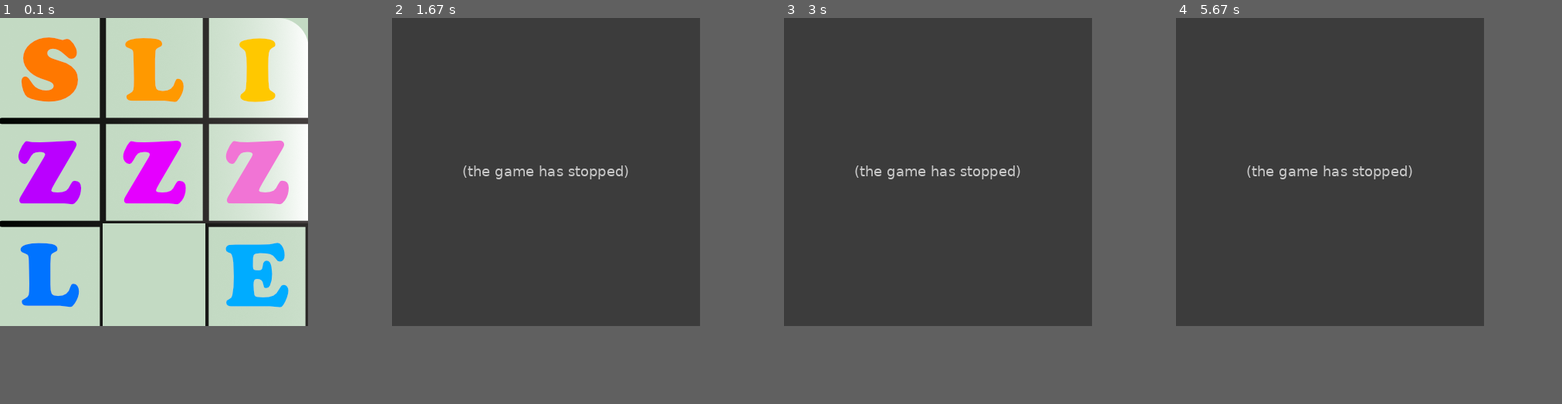
Above: before the commit, frames 1-4 (left to right).
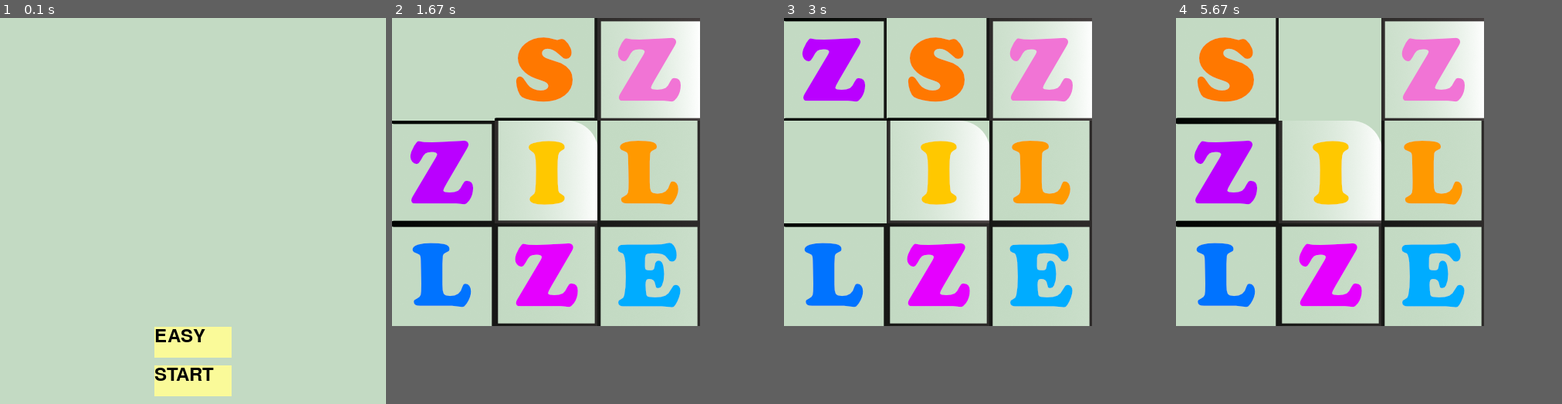
Above: after the commit, the same moments.

Repository: gitfoehn/slizzzle
Game: pygame game, started from main.py
Two runs of this game, one before a commit and one after it. Both use one fixed random seed, a clock stepped at 60 frames per second and the inputs below.
Inputs (mouse positions are in pixels of both pictures, inside the frame that each line leads up to):
- Up to frame 1 (0.1 s): no input
- Up to frame 2 (1.67 s): click (585, 380) at 0.38 s, where only the run after the commit has a clickable "START"; click (546, 191) at 0.72 s; click (592, 64) at 1.05 s; click (465, 56) at 1.38 s
- Up to frame 3 (3 s): click (826, 164) at 1.75 s
- Up to frame 4 (5.67 s): click (1214, 102) at 3.05 s; click (1230, 203) at 3.38 s; click (1241, 110) at 3.72 s; click (1241, 207) at 4.05 s; click (1260, 118) at 4.42 s; click (1280, 72) at 5.45 s
In frame 1 the window is 399x399 before the commit and 500x500 after it. Grey fills any space a smaller window leaves; there, only what the larger window draws over its background counts as a difference.

The runs differ from the first frame. In frame 1, 26% of the frame differs, in the area x 0-80%, y 0-98%; in frame 2, 62%, in the area x 0-80%, y 0-80%; in frame 3, 62%; in frame 4, 62%.
Error before the commit: IndexError: list index out of range (slizzle_grid.py line 57); the game stopped at 0.38 s (later frames are placeholders)

Commit message:
Add Settings Window b4 Game Window

Diff:
--- /dev/null
+++ b/colors.py
@@ -0,0 +1,2 @@
+CAMBRIDGE_BLUE = (195, 218, 195)
+PASTEL_YELLOW = (250, 250, 153)
--- a/constants.py
+++ b/constants.py
@@ -1,3 +1,5 @@
+from slizzle.model.slizzle_model import Difficulty
+
 # Window Properties
 CAPTION = "Slizzle"
 WINDOW_WIDTH = 1280
@@ -14,6 +16,16 @@
 TILE_AMOUNT_HORIZONTAL = 3
 TILE_AMOUNT_VERTICAL = 3
 
+MENU_RESOLUTION = (500, 500)
+
+DIFFICULTIES = (Difficulty("EASY", 3, 3, 15),
+                Difficulty("MEDIUM", 4, 4, 40),
+                Difficulty("HARD", 5, 5, 100),
+                Difficulty("INSANE", 8, 8, 400))
+
+
 # Colors
-CAMBRIDGE_BLUE = (195, 218, 195)  # Background Color
-PASTEL_YELLOW = (250, 250, 153)
+class Colors:
+    CAMBRIDGE_BLUE = (195, 218, 195)  # Background Color
+    PASTEL_YELLOW = (250, 250, 153)  # Button Colors
+    BLACK = (0, 0, 0)
--- a/enums.py
+++ /dev/null
@@ -1,6 +0,0 @@
-from enum import Enum
-
-
-class Colors(Enum):
-    CAMBRIDGE_BLUE = (195, 218, 195)
-    PASTEL_YELLOW = (250, 250, 153)
--- a/main.py
+++ b/main.py
@@ -3,4 +3,5 @@
 
 if __name__ == '__main__':
     controller = SlizzleController()
+    controller.open_menu()
     controller.start_game()
--- a/slizzle/model/slizzle_grid.py
+++ b/slizzle/model/slizzle_grid.py
@@ -4,6 +4,16 @@
 
 
 class SlizzleGrid:
+    """
+    SlizzleGrid handles everything to do with the Playing field
+    - Arranging Tiles in Grid.
+    - Checking if Clicked Tile is able to swap with an empty Tile.
+    - Swapping Clicked Tile with empty Tile.
+    - Checking if all Tiles are in the Right oder.
+    - Fining empty Tile.
+    - Shuffle Algorythm to Shuffle all Tiles (Reduction of impossible Shuffles).
+    """
+
     def __init__(self, width: int, height: int, tiles: list[SlizzleTile]):
         self.width = width
         self.height = height
@@ -69,7 +79,7 @@
         return True
 
     def shuffle(self, swap_count: int) -> None:
-        """ Shuffles tiles. """
+        """ Shuffle Algorythm to Shuffle all Tiles (Reduction of impossible Shuffles). """
         directions = 4
         # get empty coordinates
         empty_tile = self.find_empty_tile()
@@ -98,6 +108,7 @@
                 swap_count -= 1
 
     def find_empty_tile(self) -> (int, int):
+        """ Returns the empty Tile """
         for h in range(self.height):
             for w in range(self.width):
                 if not self.grid[h][w].is_visible:
--- /dev/null
+++ b/slizzle/model/slizzle_menu.py
@@ -0,0 +1,2 @@
+class SlizzleMenu:
+    pass
--- a/slizzle/model/slizzle_model.py
+++ b/slizzle/model/slizzle_model.py
@@ -3,37 +3,62 @@
 
 
 class SlizzleModel:
-    def __init__(self, size: (int, int), tiles: list[SlizzleTile]):
-        self.width = size[0]
-        self.height = size[1]
+    """
+    Slizzle Model
+    """
+    def __init__(self, tiles: list[SlizzleTile], difficulty):
+        self.width = difficulty.tile_amount_horizontal
+        self.height = difficulty.tile_amount_vertical
         self.tiles = tiles
         self.grid = None
         self.moves = 0
+        self.shuffles = difficulty.shuffle_amount
 
     def hide_last_tile(self) -> None:
+        """
+        Hides the Last Tile in the List of Tiles.
+        Sets its Visible for the last Tile to False.
+        """
         self.tiles[len(self.tiles)-1].is_visible = False
 
     def show_all_tiles(self) -> None:
+        """
+        Sets all Tiles to Visible.
+        Used when game is Won. (comlpleted)
+        """
         for tile in self.tiles:
             tile.is_visible = True
 
     def start_game(self) -> None:
         self.hide_last_tile()
         self.grid = SlizzleGrid(self.width, self.height, self.tiles)
-        # TODO: Get from settings
-        self.grid.shuffle(5)
+        self.grid.shuffle(self.shuffles)
 
     def grid_swap(self, clicked_cell_pos: (int, int)) -> None:
         if self.grid.try_swap(clicked_cell_pos):
             self.increment_moves()
             if self.grid.check_tiles():
-                print(f'Du geile Sau hast es in {self.moves} Zügen geschafft')
+                self.game_end()
 
     def game_end(self) -> None:
         self.show_all_tiles()
+        print(f'Du geile Sau hast es in {self.moves} Zügen geschafft')
 
     def increment_moves(self):
         self.moves += 1
 
     def reset_moves(self):
         self.moves = 0
+
+
+class Difficulty:
+    """
+    Helper Class to set Difficulty of a Game.
+    - example Hard = 5 X 5 Tiles Shuffled for 100 times
+    """
+    def __init__(self, name: str, horizontal: int, vertical: int, shuffles: int):
+        self.name = name
+        self.res = (horizontal, vertical)
+        self.tile_amount_horizontal = horizontal
+        self.tile_amount_vertical = vertical
+        self.shuffle_amount = shuffles
--- a/slizzle/pygame_view.py
+++ b/slizzle/pygame_view.py
@@ -1,17 +1,17 @@
-import sys
 import pygame
-from pygame.surface import Surface
 
-from slizzle.model.slizzle_model import SlizzleModel
 from slizzle.model.slizzle_tile import SlizzleTile
 from slizzle.model.slizzle_grid import SlizzleGrid
-from constants import RESOLUTION, GAME_VIEW_RESOLUTION, CAPTION, CAMBRIDGE_BLUE, ICON
+from constants import CAPTION, ICON, MENU_RESOLUTION, Colors
 
 
 class View:
-    def __init__(self, model: SlizzleModel, resolution: (int, int)):
-        self.model = model
-        self.display = pygame.display.set_mode(resolution)
+    def __init__(self):
+        self.model = None
+        self.display = None
+
+        self.button_start = None
+        self.button_difficulty = None
 
         pygame.init()
         pygame.display.set_caption(CAPTION)
@@ -19,8 +19,21 @@
 
         pygame.display.set_icon(icon)
 
-    def show_game_view(self):
-        self.display.fill(CAMBRIDGE_BLUE)
+    def show_menu_view(self, difficulty_text: str):
+        self.display = pygame.display.set_mode(MENU_RESOLUTION)
+        self.display.fill(Colors.CAMBRIDGE_BLUE)
+
+        self.button_start = Button("START", Colors.PASTEL_YELLOW, (200, 450), 100, 40)
+        self.button_difficulty = Button(difficulty_text, Colors.PASTEL_YELLOW, (200, 400), 100, 40)
+
+        self.button_start.draw(self.display)
+        self.button_difficulty.draw(self.display)
+
+        pygame.display.flip()
+
+    def show_game_view(self, resolution: (int, int)):
+        self.display = pygame.display.set_mode(resolution)
+        self.display.fill(Colors.CAMBRIDGE_BLUE)
         self.update_grid()
 
     def update_grid(self):
@@ -34,9 +47,30 @@
 
     def draw_tile(self, tile: SlizzleTile, pos: (int, int)):
         image = tile.image
-        tile = pygame.Rect(image.get_rect())
 
         self.display.blit(image, pos)
 
     def show_grid(self, grid: SlizzleGrid):
         pass
+
+
+class Button:
+    """
+    Helper Class to Build Buttons.
+    -
+    """
+    def __init__(self, label: str, color: (int, int, int), pos: (int, int), width: int, height: int):
+        self.label = label
+        self.color = color
+        self.pos = pos
+        self.x = pos[0]
+        self.y = pos[1]
+        self.width = width
+        self.height = height
+        self.rect = pygame.Rect(self.x, self.y, width, height)
+
+    def draw(self, surface: pygame.Surface):
+        label_elem = pygame.font.Font(None, 36).render(self.label, True, Colors.BLACK)
+
+        pygame.draw.rect(surface, Colors.PASTEL_YELLOW, self.rect)
+        surface.blit(label_elem, self.rect)
--- a/slizzle/slizzle_controller.py
+++ b/slizzle/slizzle_controller.py
@@ -3,6 +3,7 @@
 import pygame
 from PIL import Image
 
+import constants
 from slizzle.model.slizzle_model import SlizzleModel
 from slizzle.model.slizzle_tile import SlizzleTile
 from pil_to_pygame_image import convert_to_pygame_surface
@@ -13,7 +14,10 @@
     def __init__(self):
         self.image = None
         self.model = None
-        self.view = None
+        self.view = View()
+
+        self.inMenu = True
+        self.selected_diff = 0
         # TODO: Get puzzle_resolution rom settings
         self.puzzle_resolution = (3, 3)  # (width, height)
 
@@ -45,30 +49,47 @@
 
         return tiles
 
+    def open_menu(self) -> None:
+        while self.inMenu:
+            for event in pygame.event.get():
+                if event.type == pygame.QUIT:
+                    sys.exit()
+                if event.type == pygame.MOUSEBUTTONDOWN and event.button == 1:
+                    if self.view.button_start.rect.collidepoint(event.pos):
+                        print('Start button clicked')
+                        self.inMenu = False
+                        self.puzzle_resolution = constants.DIFFICULTIES[self.selected_diff].res
+
+                    if self.view.button_difficulty.rect.collidepoint(event.pos):
+                        print('Change difficulty')
+                        self.selected_diff = (self.selected_diff + 1) % len(constants.DIFFICULTIES)
+
+            self.view.show_menu_view(constants.DIFFICULTIES[self.selected_diff].name)
+
     def start_game(self) -> None:
         self.load_image('assets/logo/slizzle_logo_small.png')
         tiles = self.slice_image(self.puzzle_resolution)
 
-        self.model = SlizzleModel(self.puzzle_resolution, tiles)
-        self.view = View(self.model, self.image.size)
+        self.model = SlizzleModel(tiles, constants.DIFFICULTIES[self.selected_diff])
+        self.view.model = self.model
 
         self.model.start_game()
         self.game_loop()
 
     def game_loop(self):
         while True:
-            for event in pygame.event.get():
-                if event.type == pygame.QUIT:
-                    sys.exit()
-                if event.type == pygame.MOUSEBUTTONDOWN and event.button == 1:
-                    pos = pygame.mouse.get_pos()
-                    cell = self.get_puzzle_coord_from_pos(pos)
-                    print(f'Left Mouse Button was clicked at location {pos} and grid cell {cell}')
-                    # For all Recs check if mouse pos during click is colliding with Rec
-                    # try to move tile
-                    self.model.grid_swap(cell)
+            self.event_handler()
+            self.view.show_game_view(self.image.size)
 
-            self.view.show_game_view()
+    def event_handler(self):
+        for event in pygame.event.get():
+            if event.type == pygame.QUIT:
+                sys.exit()
+            if event.type == pygame.MOUSEBUTTONDOWN and event.button == 1:
+                pos = pygame.mouse.get_pos()
+                cell = self.get_puzzle_coord_from_pos(pos)
+                print(f'Left Mouse Button was clicked at location {pos} and grid cell {cell}')  # ToDo: Debug
+                self.model.grid_swap(cell)
 
     def get_puzzle_coord_from_pos(self, pos: (int, int)) -> (int, int):
         puzzle_view_size = self.image.size
